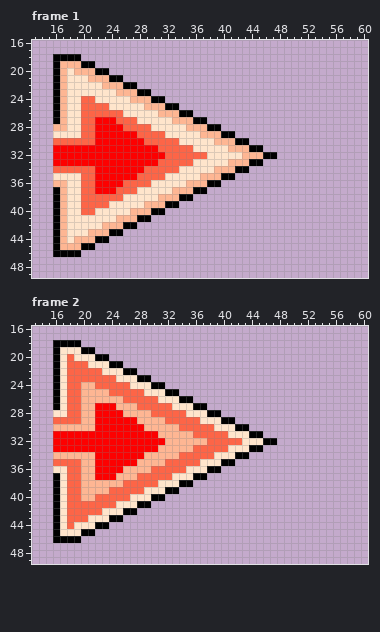
One commit to this pixel-art file: Assets/Resources/Sprites/Player/mainHat/sp_mainHat_arrowHead_Reg/sp_mainHat_arrowHead_Reg.aseprite. That is the earlier state.
64x64 pixels, 3 frames. Shown: frame 1: x 13..60, y 16..49; frame 2: x 13..60, y 16..49. The commit also changed other frames, which this record leaves out.
The result:
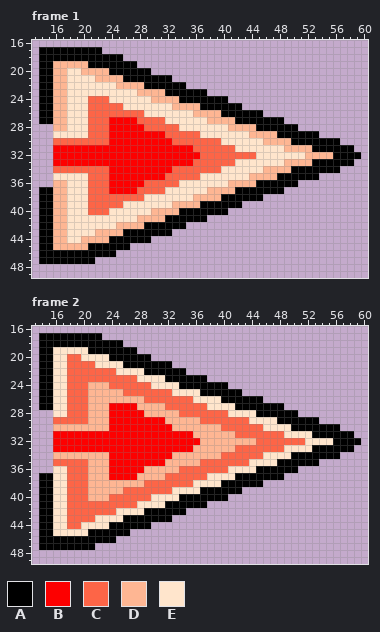
Palette (. is transparent): A #000000  B #fd0000  C #fd6547  D #feb693  E #ffe5cc
What changed:
Changed rows in their new state; - is an unchanged pixel.
Frame 1:
first column x 14:
17 AAAAAAAAA-------------------------------------
18 AA----AAAAAA----------------------------------
19 AAD---D-AAAAAA--------------------------------
20 AAD--E--DDAAAAAA------------------------------
21 AAD----E--DDAAAAAAA---------------------------
22 AAD------EE-DDDAAAAAA-------------------------
23 AAD--------EEEDDDDAAAAAA----------------------
24 AAD---E-CC---EEEDDDDAAAAAAA-------------------
25 AAD---E---CC---EEEEDDDDAAAAAA-----------------
26 AAD---E-----CCC--EEEEEDDDDAAAAAA--------------
27 AAD---E-CC-BBBCCCC-EEEEEDDDDAAAAAAA-----------
28 ------E-CC--BBB-CCCC-EEEEEEDDDDAAAAAA---------
29 ------E-CC----BBBBCCCCCEEEEEEEDDDDAAAAAA------
30 --------CC-----BBBB-CCCCCCEEEEEEDDDDAAAAAAA---
31 -----------------BBBBBCCCCCCEEEEEEEDDDDAAAAAA-
32 ------------------BBBBB-CCCCCCCEEEEEEEDDDDAAAA
33 -----------------BBBBBCCCCCCEEEEEEEDDDDAAAAAA-
34 --------CC-----BBBB-CCCCCCEEEEEEDDDDAAAAAAA---
35 ------E-CC----BBBBCCCCCEEEEEEEDDDDAAAAAA------
36 ------E-CC--BBB-CCCC-EEEEEEDDDDAAAAAA---------
37 AAD---E-CC-BBBCCCC-EEEEEDDDDAAAAAAA-----------
38 AAD---E-----CCC--EEEEEDDDDAAAAAA--------------
39 AAD---E---CC---EEEEDDDDAAAAAA-----------------
40 AAD---E-CC---EEEDDDDAAAAAAA-------------------
41 AAD--------EEEDDDDAAAAAA----------------------
42 AAD------EE-DDDAAAAAA-------------------------
43 AAD----E--DDAAAAAAA---------------------------
44 AAD--E--DDAAAAAA------------------------------
45 AAD---D-AAAAA---------------------------------
46 AA----AAAAA-----------------------------------
47 AAAAAAAA--------------------------------------
Frame 2:
first column x 14:
17 AAAAAAAAA-------------------------------------
18 AA----AAAAAA----------------------------------
19 AAE---E-AAAAAA--------------------------------
20 AAE--C--EEAAAAAA------------------------------
21 AAE----C--EEAAAAAAA---------------------------
22 AAE------CC-EEEAAAAAA-------------------------
23 AAE--------CCCEEEEAAAAAA----------------------
24 AAE---C-DD---CCCEEEEAAAAAAA-------------------
25 AAE---C---DD---CCCCEEEEAAAAAA-----------------
26 AAE---C-----DDD--CCCCCEEEEAAAAAA--------------
27 AAE---C-DD-BBBDDDD-CCCCCEEEEAAAAAAA-----------
28 ------C-DD--BBB-DDDD-CCCCCCEEEEAAAAAA---------
29 ------C-DD----BBBBDDDDDCCCCCCCEEEEAAAAAA------
30 --------DD-----BBBB-DDDDDDCCCCCCEEEEAAAAAAA---
31 -----------------BBBBBDDDDDDCCCCCCCEEEEAAAAAA-
32 ------------------BBBBB-DDDDDDDCCCCCCCEEEEAAAA
33 -----------------BBBBBDDDDDDCCCCCCCEEEEAAAAAA-
34 --------DD-----BBBB-DDDDDDCCCCCCEEEEAAAAAAA---
35 ------C-DD----BBBBDDDDDCCCCCCCEEEEAAAAAA------
36 ------C-DD--BBB-DDDD-CCCCCCEEEEAAAAAA---------
37 AAE---C-DD-BBBDDDD-CCCCCEEEEAAAAAAA-----------
38 AAE---C-----DDD--CCCCCEEEEAAAAAA--------------
39 AAE---C---DD---CCCCEEEEAAAAAA-----------------
40 AAE---C-DD---CCCEEEEAAAAAAA-------------------
41 AAE--------CCCEEEEAAAAAA----------------------
42 AAE------CC-EEEAAAAAA-------------------------
43 AAE----C--EEAAAAAAA---------------------------
44 AAE--C--EEAAAAAA------------------------------
45 AAE---E-AAAAA---------------------------------
46 AA----AAAAA-----------------------------------
47 AAAAAAAA--------------------------------------
Pixel boxes of the changes (left, top, right, bottom) in both pictures:
changed: (39, 47, 361, 264)
changed: (39, 333, 361, 550)
